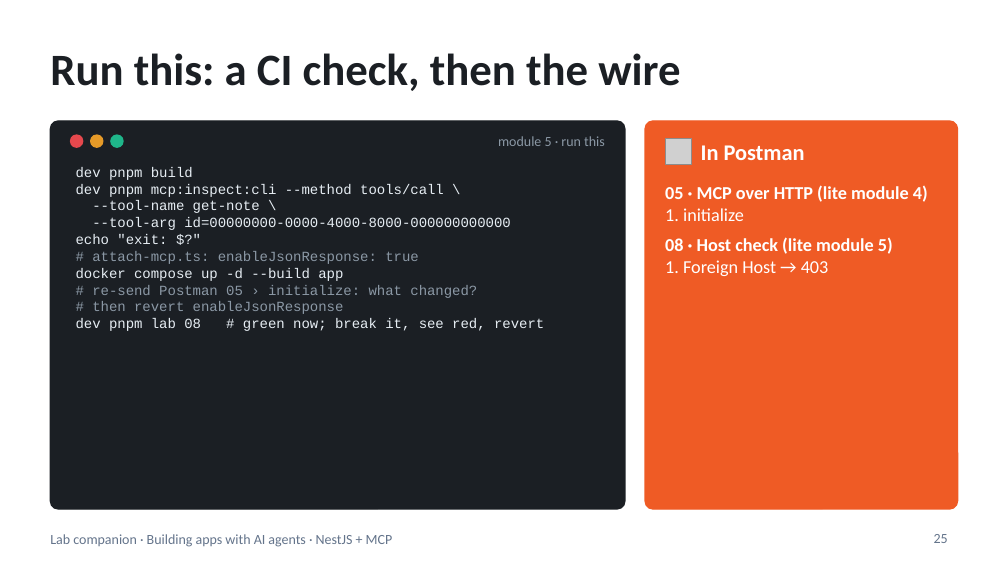
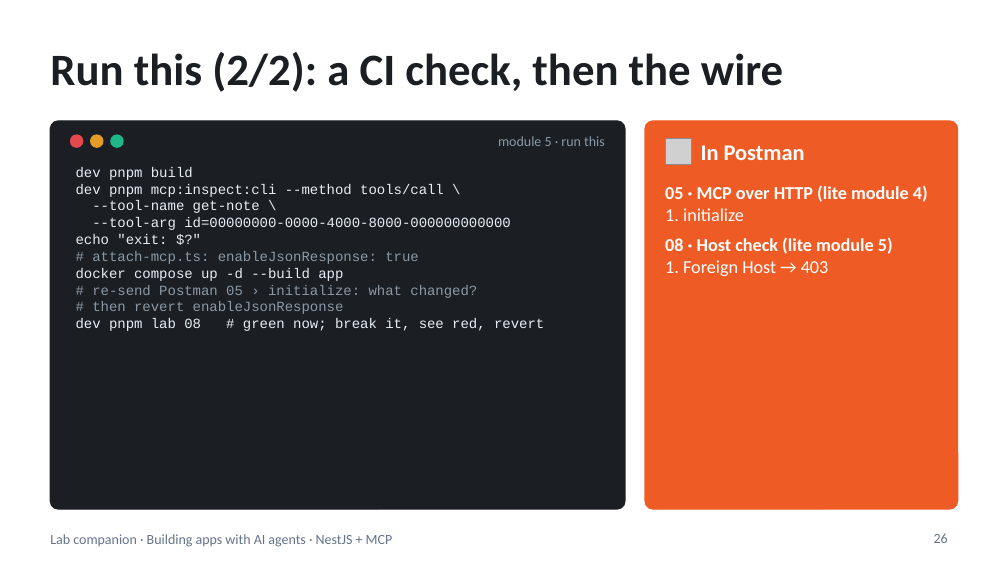
Before and after one commit to blazaga/ai-training-modules, a slide deck: slide 26 of docs/ai-agent-training/slides/lab-companion-lite.pptx (slide 25 before the commit). Drawn at 1008x567 pixels with LibreOffice and Linux fonts; fonts in the diff are those of the drawing; grey boxes stand for pictures. Boxes give left, top, right and bottom in pixels: in the first picture for what was removed or moved away, otherwise in the second. Text is boxed around its words. In the diff, an @@ line names an element or a change of style, - is before the commit and + after.

```diff
--- a/docs/ai-agent-training/slides/lab-companion-lite.pptx
+++ b/docs/ai-agent-training/slides/lab-companion-lite.pptx
@@ title at <box>50,52,783,92</box>: text changed @@
-Run this: a CI check, then the wire
+Run this (2/2): a CI check, then the wire
```
Also in this commit, not shown: 2 other slides changed, 1 slide added, 9 other files.
